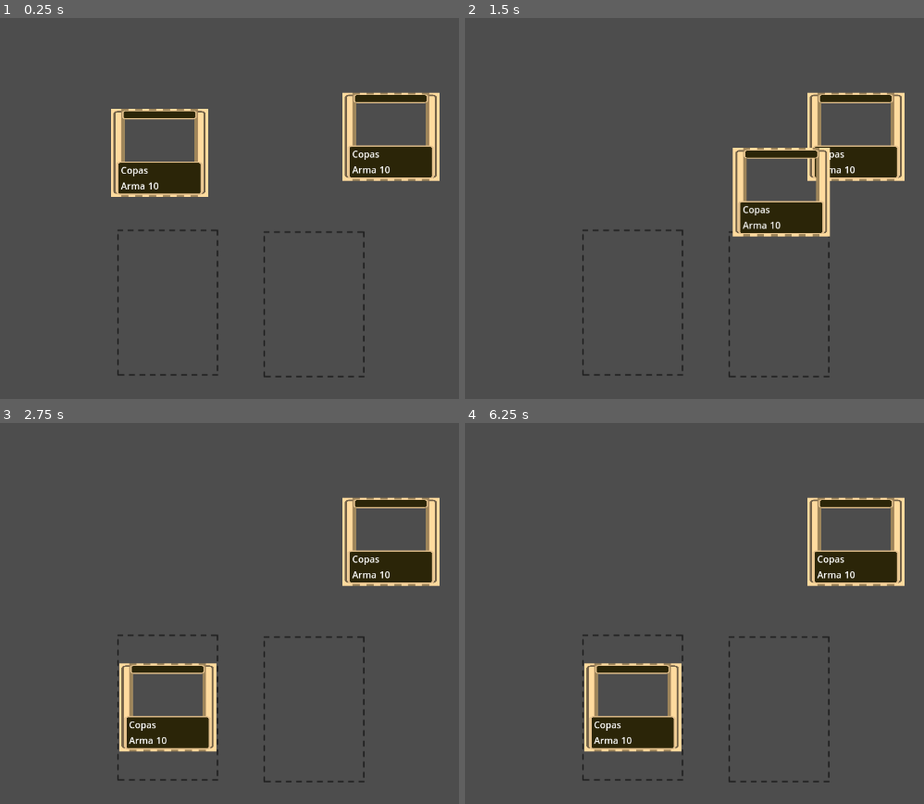
Above: before the commit, frames 1-4 (two rows, left to right).
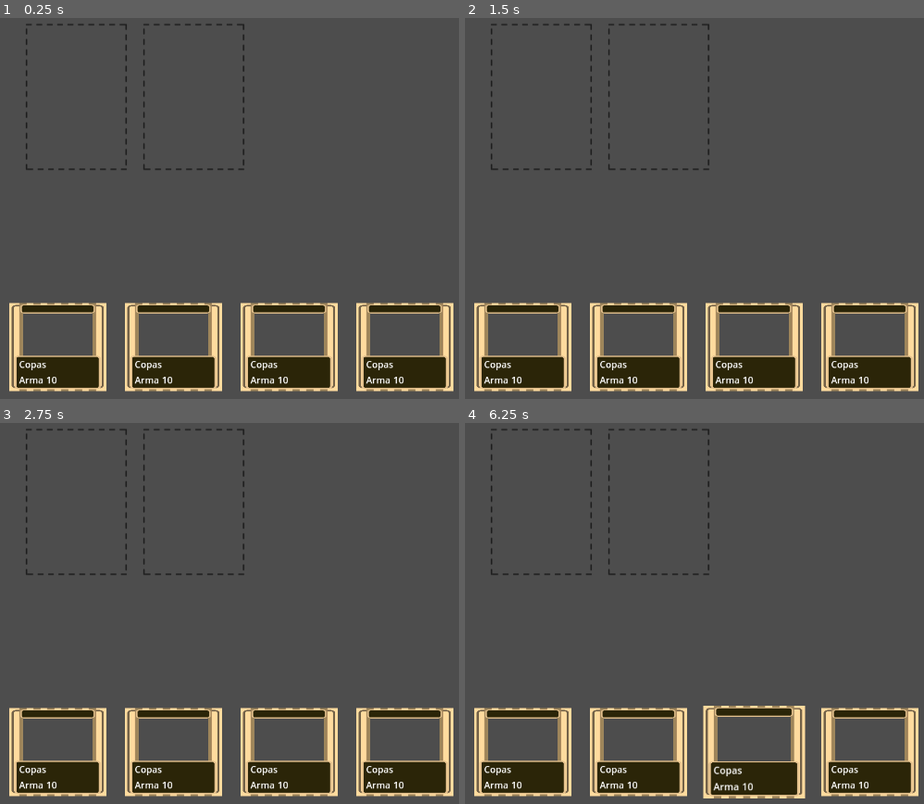
Above: after the commit, the same moments.

Repository: LYG-Studio/godot-game
Game: Godot game, scene res://scenes/Main/Main.tscn
The game is run twice, just before and just after one commit, with the same random seed, the same clock (stepped at 60 frames per second) and the same inputs.
Inputs (mouse positions are in pixels of both pictures, inside the frame that each line leads up to):
- Up to frame 1 (0.25 s): no input
- Up to frame 2 (1.5 s): tap Enter at 0.5 s; drag from (625, 155) to (855, 136) at 0.52 s; drag from (855, 136) to (634, 303) at 1.27 s
- Up to frame 3 (2.75 s): move the mouse to (445, 522) at 2.02 s; click (445, 522) at 2.17 s
- Up to frame 4 (6.25 s): tap Space at 2.75, 4.25, 5.75 s; drag from (800, 697) to (855, 541) at 2.77 s; tap Enter at 3.5, 5 s; move the mouse to (outside the picture) at 3.52 s; click (outside the picture) at 3.67 s; drag from (611, 548) to (634, 708) at 4.27 s; move the mouse to (873, 613) at 5.02 s; click (873, 613) at 5.17 s; drag from (722, 510) to (777, 708) at 5.77 s

The runs differ from the first frame. In frame 1, 20% of the frame differs, in the area x 2-99%, y 1-99%; in frame 2, 20%; in frame 3, 20%; in frame 4, 20%.

Commit message:
feat: episode 4 of tutorial

Diff:
--- a/game/prefabs/Card/card.gd
+++ b/game/prefabs/Card/card.gd
@@ -4,6 +4,7 @@
 signal hovered
 signal hovered_off
 
+var hand_position
 
 func _ready() -> void:
 	# All cards must be a child of CardManager
--- a/game/scenes/Match/CardManager.gd
+++ b/game/scenes/Match/CardManager.gd
@@ -6,9 +6,11 @@
 var screen_size
 var card_being_dragged
 var is_hovering_on_card
+var player_hand_reference
 
 func _ready() -> void:
 	screen_size = get_viewport_rect().size
+	player_hand_reference = $"../PlayerHand"
 
 func _process(delta: float) -> void:
 	if card_being_dragged:
@@ -36,9 +38,12 @@
 	card_being_dragged.scale = Vector2(1.05, 1.05)
 	var card_slot_found = raycast_check_for_card_slot()
 	if card_slot_found and not card_slot_found.card_in_slot:
+		player_hand_reference.remove_card_from_hand(card_being_dragged)
 		card_being_dragged.position = card_slot_found.position
 		card_being_dragged.get_node("Area2D/CollisionShape2D").disabled = true
 		card_slot_found.card_in_slot = true
+	else:
+		player_hand_reference.add_card_to_hand(card_being_dragged)
 	card_being_dragged = null
 
 
--- a/game/scenes/Match/Match.tscn
+++ b/game/scenes/Match/Match.tscn
@@ -2,8 +2,8 @@
 
 [ext_resource type="Script" uid="uid://ctxnvyi4k7xsf" path="res://scenes/Match/match.gd" id="1_r4s8i"]
 [ext_resource type="Script" uid="uid://dyirajl0fkxoc" path="res://scenes/Match/CardManager.gd" id="2_1psl4"]
-[ext_resource type="PackedScene" uid="uid://d3kk37d05w8iu" path="res://prefabs/Card/Card.tscn" id="3_gtor4"]
 [ext_resource type="PackedScene" uid="uid://db0jt28td6ge3" path="res://prefabs/CardSlot/CardSlot.tscn" id="4_gtor4"]
+[ext_resource type="Script" uid="uid://8ksyomeeycyl" path="res://scenes/Match/PlayerHand.gd" id="4_u2nqx"]
 
 [node name="Match" type="Node2D"]
 script = ExtResource("1_r4s8i")
@@ -11,14 +11,11 @@
 [node name="CardManager" type="Node2D" parent="."]
 script = ExtResource("2_1psl4")
 
-[node name="Card" parent="CardManager" instance=ExtResource("3_gtor4")]
-position = Vector2(276, 265)
-
-[node name="Card2" parent="CardManager" instance=ExtResource("3_gtor4")]
-position = Vector2(676, 237)
-
 [node name="CardSlot" parent="." instance=ExtResource("4_gtor4")]
-position = Vector2(290, 523)
+position = Vector2(132, 168)
 
 [node name="CardSlot2" parent="." instance=ExtResource("4_gtor4")]
-position = Vector2(543, 526)
+position = Vector2(335, 168)
+
+[node name="PlayerHand" type="Node2D" parent="."]
+script = ExtResource("4_u2nqx")
--- /dev/null
+++ b/game/scenes/Match/PlayerHand.gd
@@ -0,0 +1,52 @@
+extends Node2D
+
+const CARD_SCENE_PATH = "res://prefabs/Card/Card.tscn"
+const HAND_COUNT = 4
+const CARD_WIDTH = 200
+const HAND_Y_POSITION = 600
+
+var player_hand =[]
+var center_screen_x
+
+func _ready() -> void:
+	center_screen_x = get_viewport().size.x / 2
+
+	for i in range(HAND_COUNT):
+		var card_scene = preload(CARD_SCENE_PATH)
+		var new_card = card_scene.instantiate()
+		$"../CardManager".add_child(new_card)
+		new_card.name = "Card"
+		add_card_to_hand(new_card)
+
+
+func add_card_to_hand(card):
+	if card not in player_hand:
+		player_hand.insert(0, card)
+		update_hand_positions()
+	else:
+		animate_card_to_position(card, card.hand_position)
+
+
+func update_hand_positions():
+	for i in range(player_hand.size()):
+		var new_position = Vector2(calculate_card_position(i), HAND_Y_POSITION)
+		var card = player_hand[i]
+		card.hand_position = new_position
+		animate_card_to_position(card, new_position)
+
+
+func calculate_card_position(index):
+	var x_offset = (player_hand.size() - 1) * CARD_WIDTH
+	var x_position = center_screen_x + index * CARD_WIDTH - x_offset / 2
+	return x_position
+
+
+func animate_card_to_position(card, new_position):
+	var tween = get_tree().create_tween()
+	tween.tween_property(card, "position", new_position, 0.1)
+
+
+func remove_card_from_hand(card):
+	if card in player_hand:
+		player_hand.erase(card)
+		update_hand_positions()
Not shown, added: game/scenes/Match/PlayerHand.gd.uid
